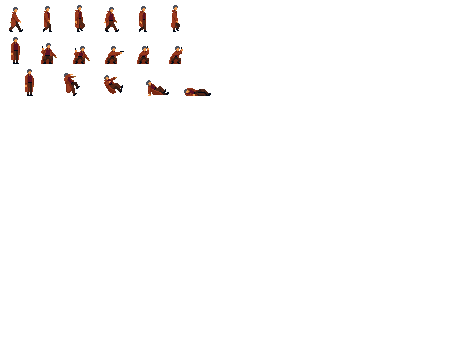
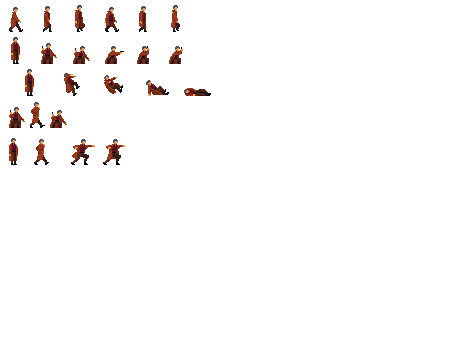
Two versions of the same layered image (454 x 340). Layer-by-layer changes:
renamed "Fondo" to "Jump", moved it above "punch", painted on it over [9, 102, 125, 165]
added layer "punch" above "death" over [9, 138, 125, 165]
